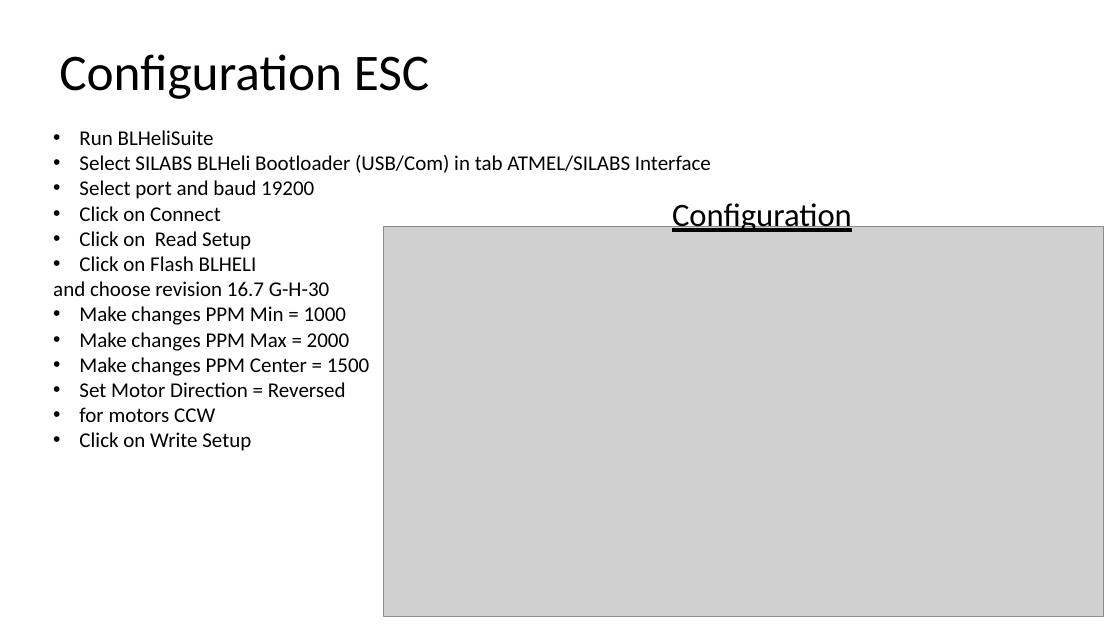
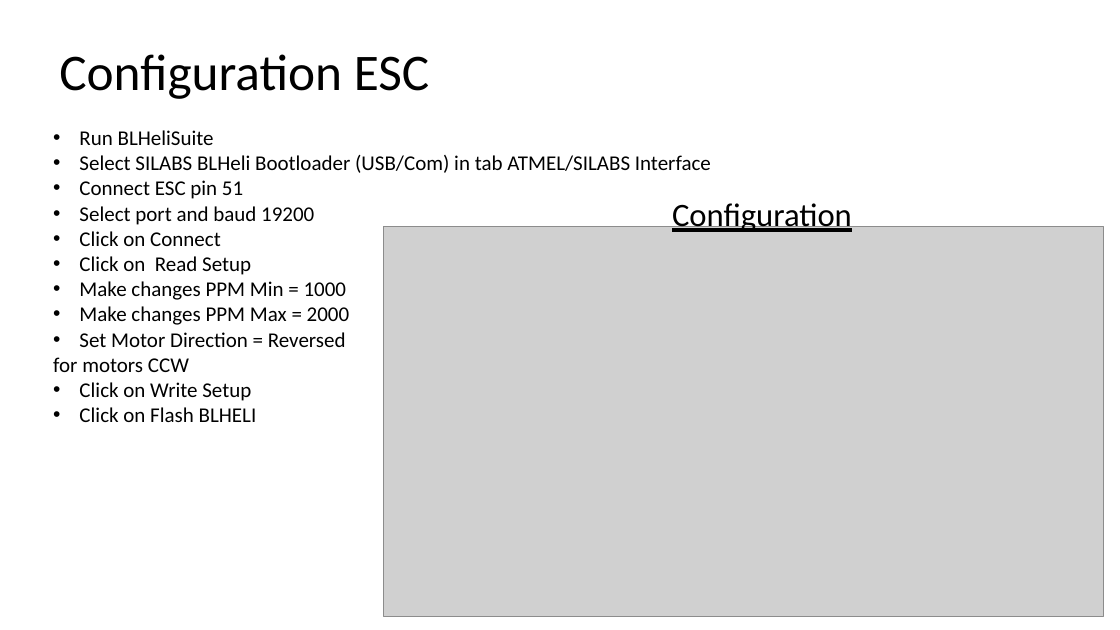
Before and after one commit to RobotEdh/RobotMicroControl, a slide deck: slide 13 of libraries/Diagramm Drone3.pptx. Drawn at 1120x630 pixels with LibreOffice and Linux fonts; fonts in the diff are those of the drawing; grey boxes stand for pictures. Boxes give left, top, right and bottom in pixels: in the first picture for what was removed or moved away, otherwise in the second. Text is boxed around its words. In the diff, an @@ line names an element or a change of style, - is before the commit and + after.

```diff
--- a/libraries/Diagramm Drone3.pptx
+++ b/libraries/Diagramm Drone3.pptx
@@ text at [79,180,243,199]: paragraph added @@
+• Connect ESC pin 51
@@ text at [53,256,329,296]: paragraphs removed @@
-• Click on Flash BLHELI
-and choose revision 16.7 G-H-30
@@ text at [53,357,189,372]: bullet • to none @@
@@ text at [79,357,370,376]: paragraph removed @@
-• Make changes PPM Center = 1500
@@ text at [79,407,257,422]: paragraph added @@
+• Click on Flash BLHELI
```
Also in this commit, not shown: 11 other slides changed, 2 slides added, 3 slides removed, 10 other files.
